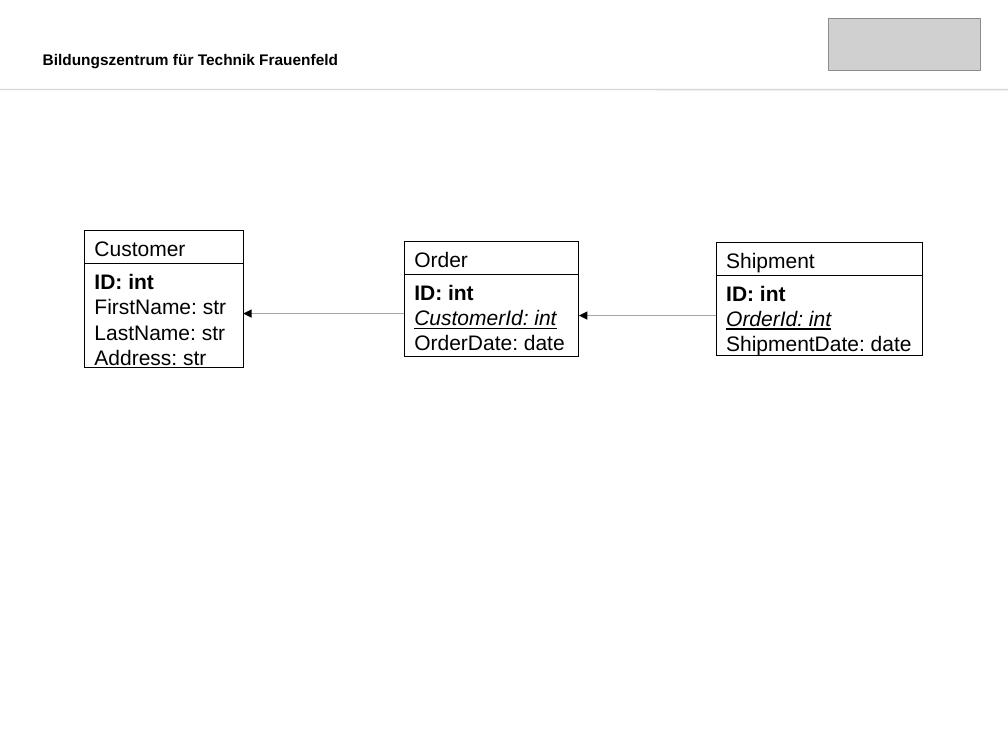
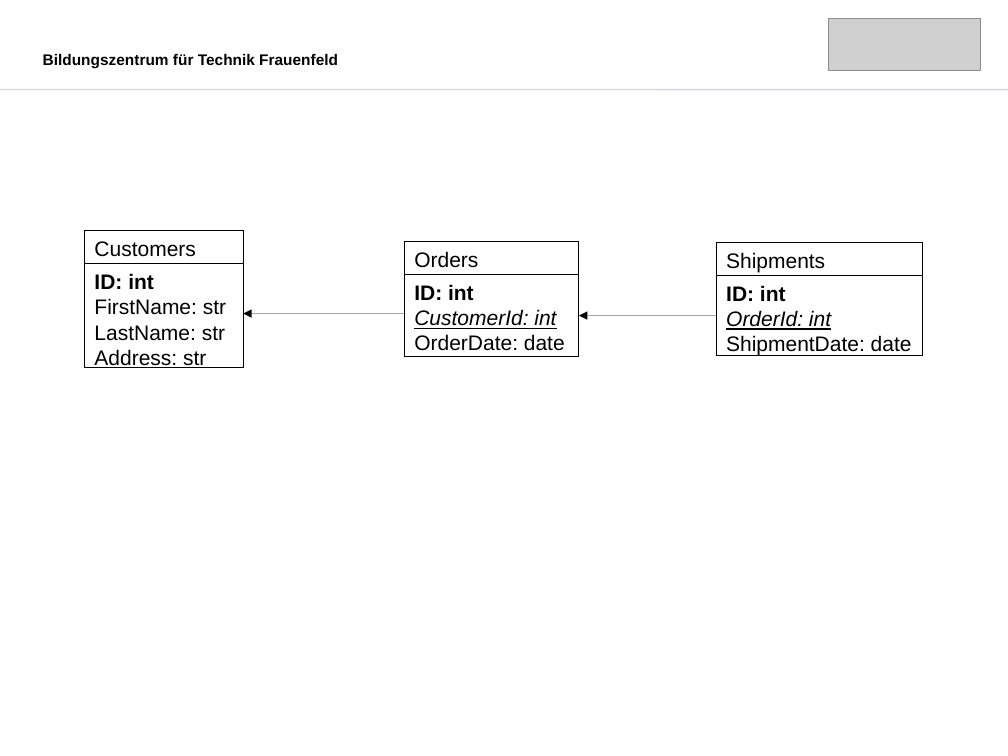
Before and after one commit to MicCalo/Applikationsentwicklung, a slide deck: slide 9 of Tag 8/Slides.odp. Drawn at 1008x756 pixels with LibreOffice and Linux fonts; fonts in the diff are those of the drawing; grey boxes stand for pictures. Boxes give left, top, right and bottom in pixels: in the first picture for what was removed or moved away, otherwise in the second. Text is boxed around its words. In the diff, an @@ line names an element or a change of style, - is before the commit and + after.

```diff
--- a/Tag 8/Slides.odp
+++ b/Tag 8/Slides.odp
@@ text in rectangle at [94,241,195,257]: text changed @@
-Customer
+Customers
@@ text in rectangle at [414,251,478,268]: text changed @@
-Order
+Orders
@@ text in rectangle at [726,252,825,272]: text changed @@
-Shipment
+Shipments
```
Also in this commit, not shown: 23 other files.
